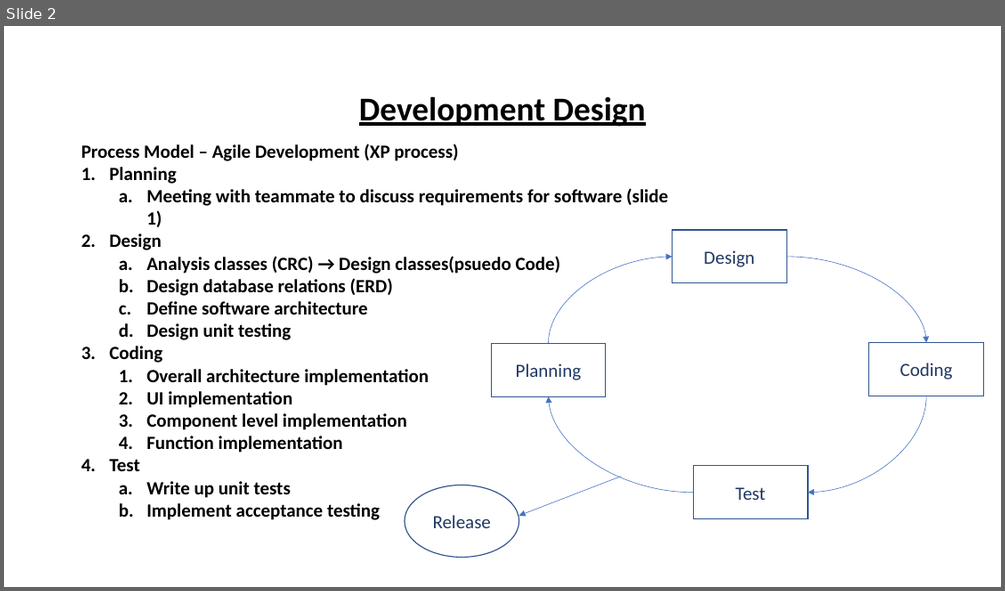
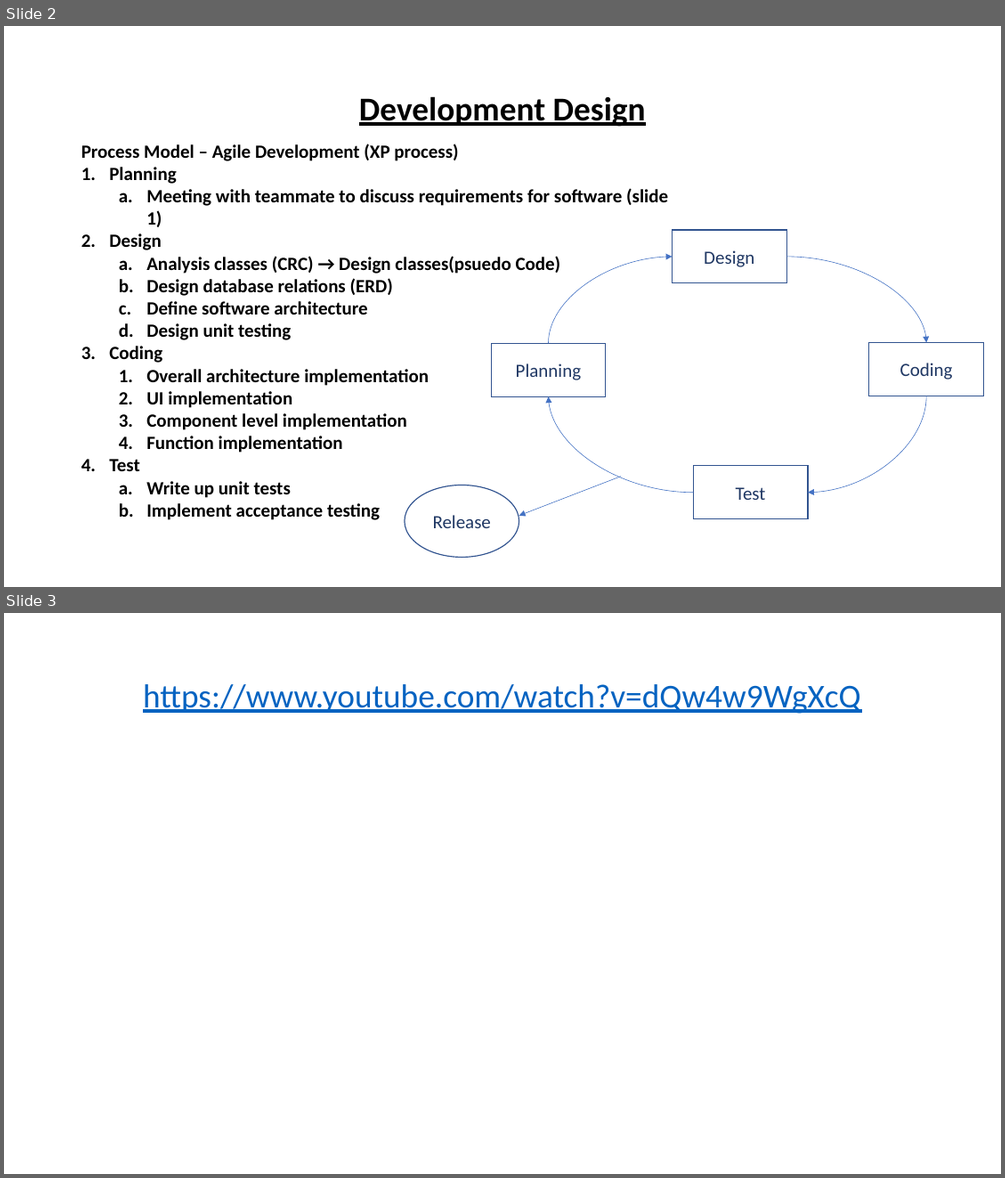
Before and after one commit to JordanCaseCode/HowMuchDoYouKnow, a slide deck: HowMuchDoYouKnowReadME.pptx. Shown one above the other, each under a label of ours: slide 2 before the commit, slides 2 and 3 after it. The pictures are 1005x591 and 1005x1178 pixels, drawn with LibreOffice and Linux fonts; fonts in the diff are those of the drawing. Boxes give left, top, right and bottom in pixels: in the first picture for what was removed or moved away, otherwise in the second. Text is boxed around its words. In the diff, an @@ line names an element or a change of style, - is before the commit and + after.

```diff
--- a/HowMuchDoYouKnowReadME.pptx
+++ b/HowMuchDoYouKnowReadME.pptx
@@ slide 3 added at (x1=4, y1=613, x2=1001, y2=1174), background #FFFFFF @@
@@ title added at (x1=143, y1=684, x2=861, y2=714), 32 pt, text #0563C1, underline @@
+https://www.youtube.com/watch?v=dQw4w9WgXcQ
```
Also in this commit, not shown: 1 slide removed.
